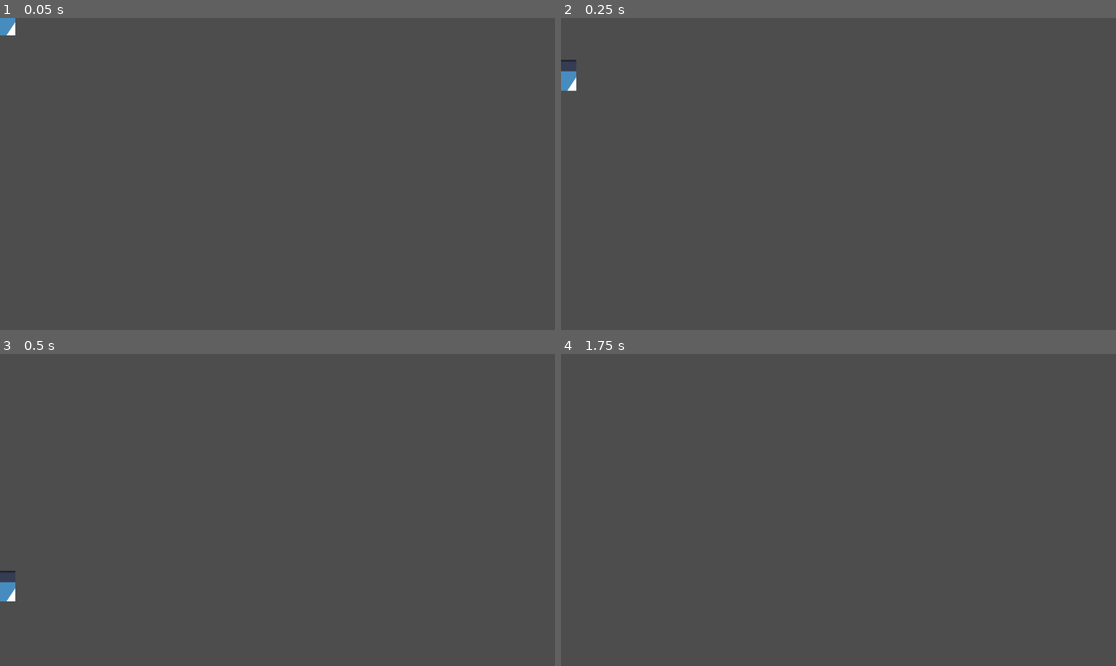
Above: before the commit, frames 1-4 (two rows, left to right).
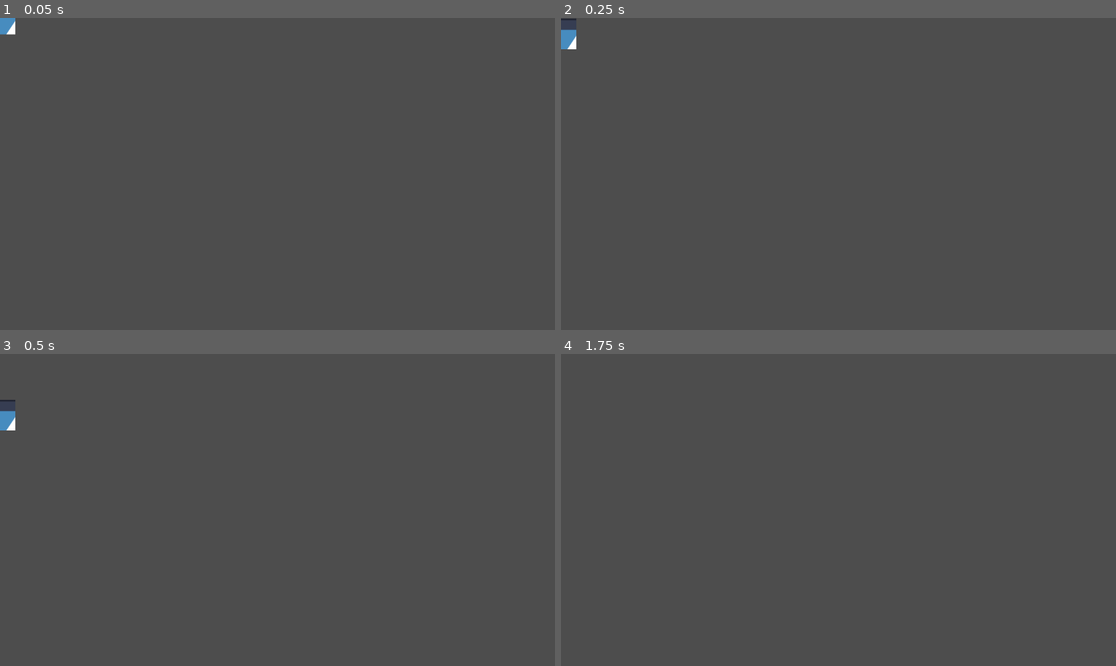
Above: after the commit, the same moments.

Repository: Alexnex31/Game-JAM-epitech
Game: Godot game, scene res://Marc.tscn
Two runs of this game, one before a commit and one after it. Both use one fixed random seed, a clock stepped at 60 frames per second and the inputs below. This scene is started directly instead of the project's main scene. The engine's default icon, where the game draws it, is replaced by a stand-in: a white triangle on a blue panel in a dark square.
Inputs:
- Up to frame 1 (0.05 s): no input
- Up to frame 2 (0.25 s): no input
- Up to frame 3 (0.5 s): no input
- Up to frame 4 (1.75 s): tap Enter (ui_accept) at 0.5, 0.6, 0.77, 1.07, 1.35, 1.52 s; hold Right (ui_right) from 0.53 s (still down)

The runs differ from the first frame. In frame 1, less than 0.1% of the frame differs, in the area x 0-3%, y 0-6%; in frame 2, 0.4%, in the area x 0-3%, y 0-24%; in frame 3, 0.4%; in frame 4, nothing differs.

Commit message:
ADD: fix on duplicat func and fix on the rebind menu

Diff:
--- a/fighting-game/scripts/marc_extend.gd
+++ b/fighting-game/scripts/marc_extend.gd
@@ -16,22 +16,6 @@
 func _physics_process(delta):
 	super._physics_process(delta)
 	# Envoie les inputs d'attaque spéciale au Stand
-	if Input.is_action_just_pressed("attack_special") and my_stand:
+	var special_action = get_input_string("attack_special")
+	if Input.is_action_just_pressed(special_action) and my_stand:
 		my_stand.attack()
-	# Add the gravity.
-	if not is_on_floor():
-		velocity += get_gravity() * delta
-
-	# Handle jump.
-	if Input.is_action_just_pressed("ui_accept") and is_on_floor():
-		velocity.y = JUMP_VELOCITY
-
-	# Get the input direction and handle the movement/deceleration.
-	# As good practice, you should replace UI actions with custom gameplay actions.
-	var direction := Input.get_axis("ui_left", "ui_right")
-	if direction:
-		velocity.x = direction * SPEED
-	else:
-		velocity.x = move_toward(velocity.x, 0, SPEED)
-
-	move_and_slide()
--- a/fighting-game/scripts/noe_climb.gd
+++ b/fighting-game/scripts/noe_climb.gd
@@ -9,33 +9,14 @@
 
 func _physics_process(delta):
 	# Si le perso touche un mur (fonction Godot intégrée) et appuie sur haut/bas
-	if is_on_wall() and (Input.is_action_pressed("move_up") or Input.is_action_pressed("move_down")):
+	var up_action = get_input_string("move_up")
+	var down_action = get_input_string("move_down")
+
+	if is_on_wall() and (Input.is_action_pressed(up_action) or Input.is_action_pressed(down_action)):
 		is_climbing = true
-		velocity.y = Input.get_axis("move_up", "move_down") * (speed * 0.5)
+		velocity.y = Input.get_axis(up_action, down_action) * (speed * 0.5)
 		velocity.x = 0
+		move_and_slide()
 	else:
 		is_climbing = false
 		super._physics_process(delta) # Appelle le code de FighterBase
-# 2. Gestion du saut
-	if Input.is_action_just_pressed("jump") and is_on_floor():
-		velocity.y = jump_velocity
-
-	# 3. Gestion du mouvement (Gauche / Droite)
-	var direction = Input.get_axis("move_left", "move_right")
-
-	# On ne bouge que si on n'est pas en train de subir un énorme knockback
-	if knockback_velocity.length() < 100:
-		if direction:
-			velocity.x = direction * speed
-		else:
-			velocity.x = move_toward(velocity.x, 0, speed)
-
-	# 4. Appliquer le Knockback et le réduire progressivement (Friction)
-	if knockback_velocity != Vector2.ZERO:
-		knockback_velocity = knockback_velocity.lerp(Vector2.ZERO, 5 * delta)
-		# On additionne la physique de base et le vol du coup reçu
-		velocity.x += knockback_velocity.x
-		velocity.y += knockback_velocity.y
-
-	# 5. Déplacer le personnage
-	move_and_slide()
--- a/fighting-game/src/scenes/RebindMenu.tscn
+++ b/fighting-game/src/scenes/RebindMenu.tscn
@@ -100,6 +100,34 @@
 script = ExtResource("2_btn_script")
 action_name = "attack_special_1"
 
+[node name="AttackUltimate1" type="HBoxContainer" parent="VBoxContainer/ScrollContainer/ActionsList"]
+layout_mode = 2
+
+[node name="Label" type="Label" parent="VBoxContainer/ScrollContainer/ActionsList/AttackUltimate1"]
+custom_minimum_size = Vector2(200, 0)
+layout_mode = 2
+text = "Attaque Ultime"
+
+[node name="Button" type="Button" parent="VBoxContainer/ScrollContainer/ActionsList/AttackUltimate1"]
+layout_mode = 2
+size_flags_horizontal = 3
+script = ExtResource("2_btn_script")
+action_name = "attack_ultimate_1"
+
+[node name="Grab1" type="HBoxContainer" parent="VBoxContainer/ScrollContainer/ActionsList"]
+layout_mode = 2
+
+[node name="Label" type="Label" parent="VBoxContainer/ScrollContainer/ActionsList/Grab1"]
+custom_minimum_size = Vector2(200, 0)
+layout_mode = 2
+text = "Chope (Grab)"
+
+[node name="Button" type="Button" parent="VBoxContainer/ScrollContainer/ActionsList/Grab1"]
+layout_mode = 2
+size_flags_horizontal = 3
+script = ExtResource("2_btn_script")
+action_name = "grab_1"
+
 [node name="HSeparator" type="HSeparator" parent="VBoxContainer/ScrollContainer/ActionsList"]
 layout_mode = 2
 
@@ -137,6 +165,48 @@
 script = ExtResource("2_btn_script")
 action_name = "attack_normal_2"
 
+[node name="AttackSpecial2" type="HBoxContainer" parent="VBoxContainer/ScrollContainer/ActionsList"]
+layout_mode = 2
+
+[node name="Label" type="Label" parent="VBoxContainer/ScrollContainer/ActionsList/AttackSpecial2"]
+custom_minimum_size = Vector2(200, 0)
+layout_mode = 2
+text = "Attaque Spéciale"
+
+[node name="Button" type="Button" parent="VBoxContainer/ScrollContainer/ActionsList/AttackSpecial2"]
+layout_mode = 2
+size_flags_horizontal = 3
+script = ExtResource("2_btn_script")
+action_name = "attack_special_2"
+
+[node name="AttackUltimate2" type="HBoxContainer" parent="VBoxContainer/ScrollContainer/ActionsList"]
+layout_mode = 2
+
+[node name="Label" type="Label" parent="VBoxContainer/ScrollContainer/ActionsList/AttackUltimate2"]
+custom_minimum_size = Vector2(200, 0)
+layout_mode = 2
+text = "Attaque Ultime"
+
+[node name="Button" type="Button" parent="VBoxContainer/ScrollContainer/ActionsList/AttackUltimate2"]
+layout_mode = 2
+size_flags_horizontal = 3
+script = ExtResource("2_btn_script")
+action_name = "attack_ultimate_2"
+
+[node name="Grab2" type="HBoxContainer" parent="VBoxContainer/ScrollContainer/ActionsList"]
+layout_mode = 2
+
+[node name="Label" type="Label" parent="VBoxContainer/ScrollContainer/ActionsList/Grab2"]
+custom_minimum_size = Vector2(200, 0)
+layout_mode = 2
+text = "Chope (Grab)"
+
+[node name="Button" type="Button" parent="VBoxContainer/ScrollContainer/ActionsList/Grab2"]
+layout_mode = 2
+size_flags_horizontal = 3
+script = ExtResource("2_btn_script")
+action_name = "grab_2"
+
 [node name="Retour" type="Button" parent="VBoxContainer"]
 layout_mode = 2
 text = "RETOUR"
@@ -144,6 +214,11 @@
 [connection signal="pressed" from="VBoxContainer/ScrollContainer/ActionsList/Jump1/Button" to="VBoxContainer/ScrollContainer/ActionsList/Jump1/Button" method="_on_pressed"]
 [connection signal="pressed" from="VBoxContainer/ScrollContainer/ActionsList/AttackNormal1/Button" to="VBoxContainer/ScrollContainer/ActionsList/AttackNormal1/Button" method="_on_pressed"]
 [connection signal="pressed" from="VBoxContainer/ScrollContainer/ActionsList/AttackSpecial1/Button" to="VBoxContainer/ScrollContainer/ActionsList/AttackSpecial1/Button" method="_on_pressed"]
+[connection signal="pressed" from="VBoxContainer/ScrollContainer/ActionsList/AttackUltimate1/Button" to="VBoxContainer/ScrollContainer/ActionsList/AttackUltimate1/Button" method="_on_pressed"]
+[connection signal="pressed" from="VBoxContainer/ScrollContainer/ActionsList/Grab1/Button" to="VBoxContainer/ScrollContainer/ActionsList/Grab1/Button" method="_on_pressed"]
 [connection signal="pressed" from="VBoxContainer/ScrollContainer/ActionsList/Jump2/Button" to="VBoxContainer/ScrollContainer/ActionsList/Jump2/Button" method="_on_pressed"]
 [connection signal="pressed" from="VBoxContainer/ScrollContainer/ActionsList/AttackNormal2/Button" to="VBoxContainer/ScrollContainer/ActionsList/AttackNormal2/Button" method="_on_pressed"]
+[connection signal="pressed" from="VBoxContainer/ScrollContainer/ActionsList/AttackSpecial2/Button" to="VBoxContainer/ScrollContainer/ActionsList/AttackSpecial2/Button" method="_on_pressed"]
+[connection signal="pressed" from="VBoxContainer/ScrollContainer/ActionsList/AttackUltimate2/Button" to="VBoxContainer/ScrollContainer/ActionsList/AttackUltimate2/Button" method="_on_pressed"]
+[connection signal="pressed" from="VBoxContainer/ScrollContainer/ActionsList/Grab2/Button" to="VBoxContainer/ScrollContainer/ActionsList/Grab2/Button" method="_on_pressed"]
 [connection signal="pressed" from="VBoxContainer/Retour" to="." method="_on_retour_pressed"]
